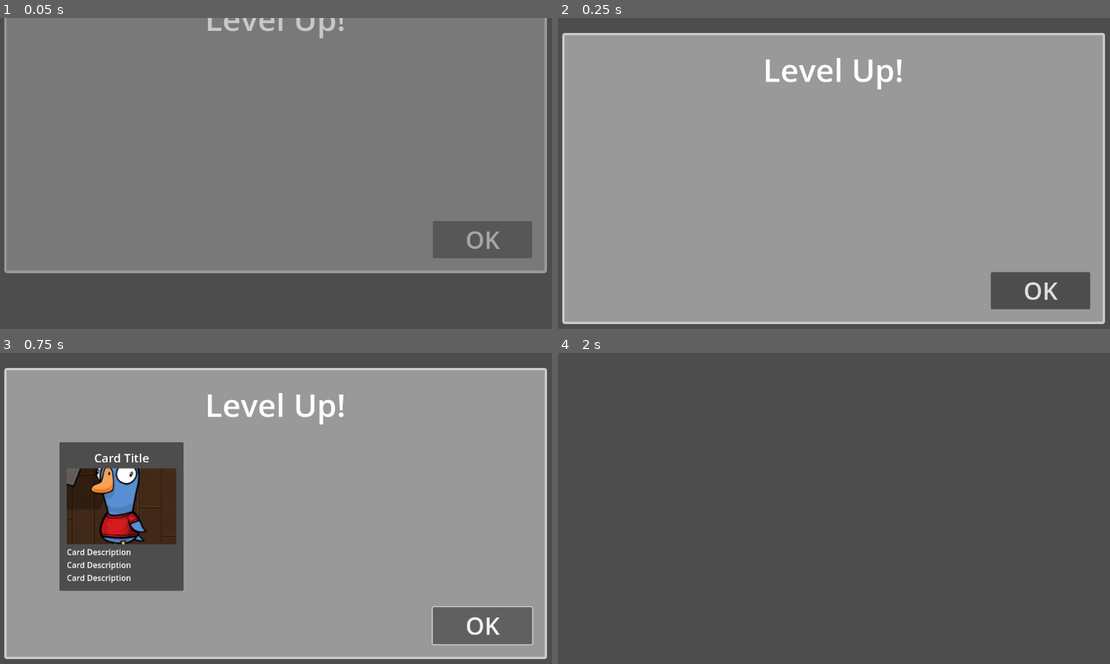
Above: before the commit, frames 1-4 (two rows, left to right).
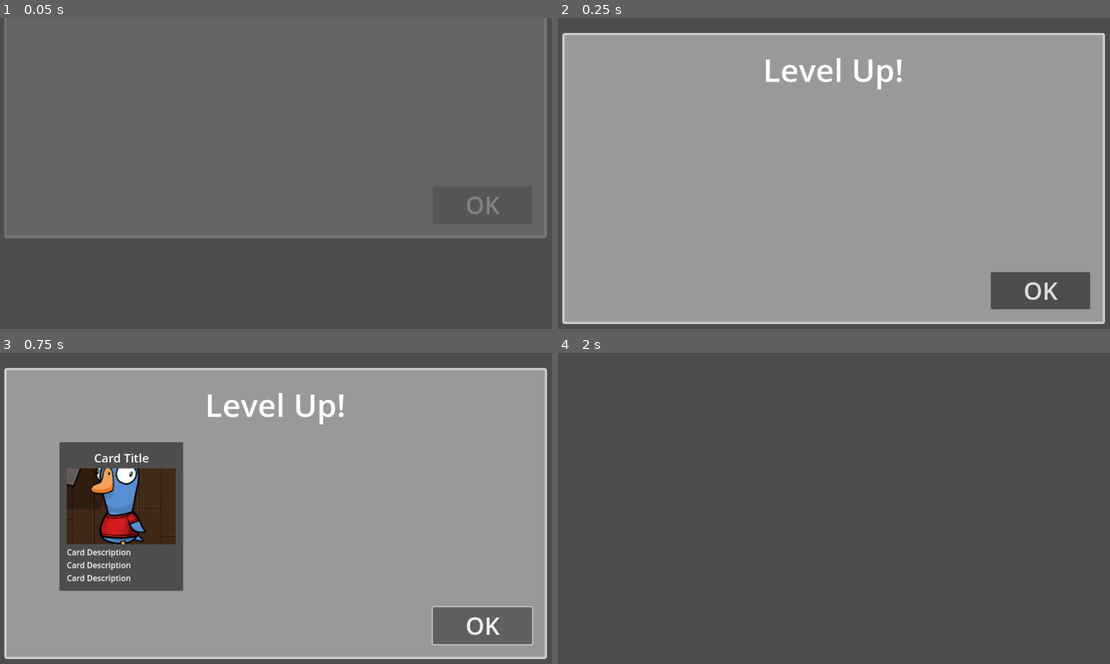
Above: after the commit, the same moments.

Repository: bluewind109/level-up-popup
Game: Godot game, scene res://scenes/canvas.tscn
Two runs of this game, one before a commit and one after it. Both use one fixed random seed, a clock stepped at 60 frames per second and the inputs below.
Inputs:
- Up to frame 1 (0.05 s): no input
- Up to frame 2 (0.25 s): no input
- Up to frame 3 (0.75 s): click "OK" at 0.5 s
- Up to frame 4 (2 s): click "OK" at 1.25 s

The runs differ from the first frame. In frame 1, 13% of the frame differs, in the area x 0-100%, y 0-83%; in frame 2, nothing differs; in frame 3, 0.4%; in frame 4, nothing differs.

Commit message:
Update transition

Diff:
--- a/scenes/canvas.tscn
+++ b/scenes/canvas.tscn
@@ -1,6 +1,6 @@
 [gd_scene load_steps=2 format=3 uid="uid://3tuxnqf0v3dh"]
 
-[ext_resource type="PackedScene" uid="uid://4xnbu4xk042k" path="res://scenes/leval_up_panel.tscn" id="1_7axt1"]
+[ext_resource type="PackedScene" uid="uid://4xnbu4xk042k" path="res://scenes/level_up_panel.tscn" id="1_7axt1"]
 
 [node name="canvas" type="CanvasLayer"]
 
--- a/scenes/level_up_card.gd
+++ b/scenes/level_up_card.gd
@@ -26,4 +26,6 @@
 	var tween = create_tween()
 	tween.set_trans(Tween.TRANS_SINE)
 	tween.set_ease(Tween.EASE_OUT)
-	tween.tween_property(self, "modulate:a", 1.0, 0.125)
+	tween.set_parallel(true)
+	tween.tween_property(self, "modulate:a", 1.0, tween_duration).from(0)
+	tween.tween_property(self, "scale", Vector2(1, 1), tween_duration).from(Vector2(0.5, 1.25))
--- a/scenes/level_up_card.tscn
+++ b/scenes/level_up_card.tscn
@@ -9,6 +9,9 @@
 [node name="level_up_card" type="Panel"]
 clip_contents = true
 custom_minimum_size = Vector2(250, 300)
+offset_right = 250.0
+offset_bottom = 300.0
+pivot_offset = Vector2(126, 148)
 size_flags_horizontal = 4
 size_flags_vertical = 4
 script = ExtResource("1_ggdq3")
--- a/scenes/level_up_panel.gd
+++ b/scenes/level_up_panel.gd
@@ -5,7 +5,7 @@
 @export var card_container: HBoxContainer
 @export var button_ok: Button
 
-var tween_duration: float = 0.5
+var show_duration: float = 0.5
 var is_animation_done: bool = false
 
 func _ready() -> void:
@@ -20,18 +20,16 @@
 		card_container.remove_child(i)
 		i.queue_free()
 	_tween_show_panel()
-	await get_tree().create_timer(tween_duration).timeout
+	await get_tree().create_timer(show_duration).timeout
 	_tween_show_card()
 
 func _tween_show_panel() -> void:
-	self.get_parent().set_position(Vector2(0, -250))
-	self.get_parent().modulate.a = 0
 	var tween = create_tween()
 	tween.set_trans(Tween.TRANS_SINE)
 	tween.set_ease(Tween.EASE_OUT)
 	tween.set_parallel(true)
-	tween.tween_property(self.get_parent(), "position:y", 0, 0.125)
-	tween.tween_property(self.get_parent(), "modulate:a", 1, 0.125)
+	tween.tween_property(self.get_parent(), "position:y", 0, 0.25).from(-250)
+	tween.tween_property(self.get_parent(), "modulate:a", 1, 0.25).from(0)
 
 func _tween_show_card() -> void:
 	if (not card_prefab): return
@@ -51,15 +49,19 @@
 		card_arr[i].enable_selection(true)
 	is_animation_done = true
 
+var hide_duration: float = 0.125
 func _tween_hide_panel():
 	self.get_parent().modulate.a = 1
 	var tween = create_tween()
 	tween.set_trans(Tween.TRANS_SINE)
 	tween.set_ease(Tween.EASE_IN)
-	tween.tween_property(self.get_parent(), "modulate:a", 0, 0.125)
+	tween.tween_property(self.get_parent(), "modulate:a", 0, hide_duration)
 
 func _on_button_ok() -> void:
 	print("_on_button_ok")
 	if (not is_animation_done): return
 	_tween_hide_panel()
 	# TODO Whatever logic you want to put in
+
+	# Unpause the game after tween animation is done
+	await get_tree().create_timer(hide_duration).timeout
Renamed: scenes/leval_up_panel.tscn -> scenes/level_up_panel.tscn
